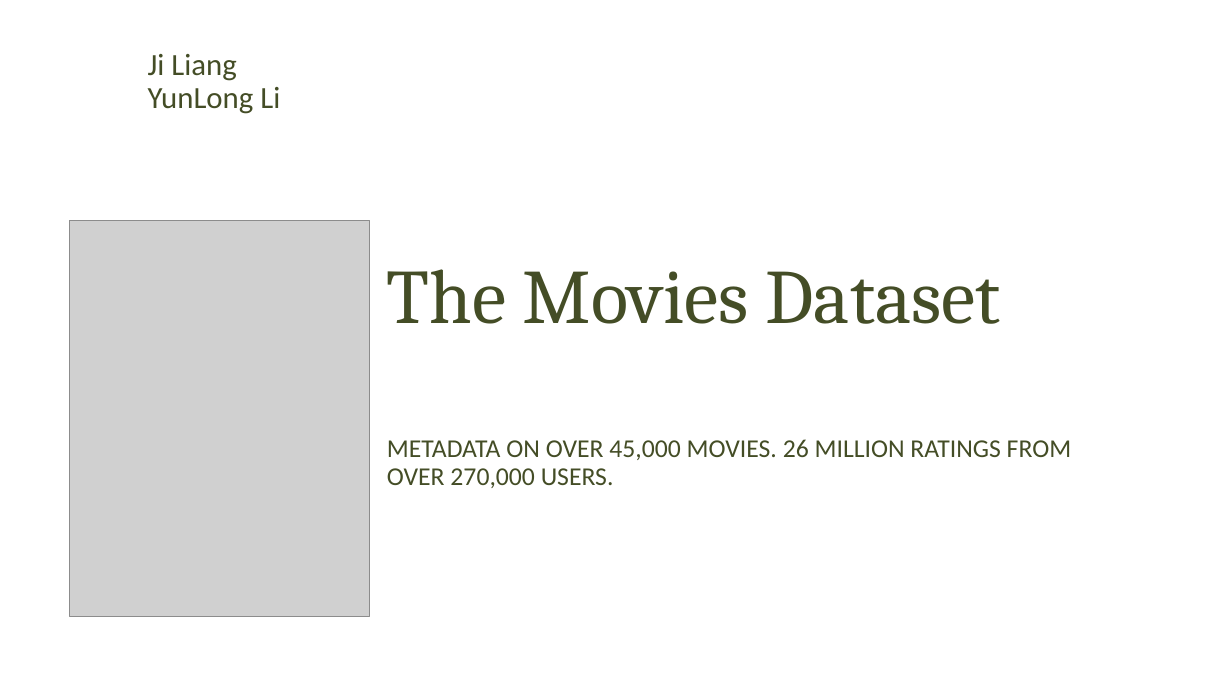
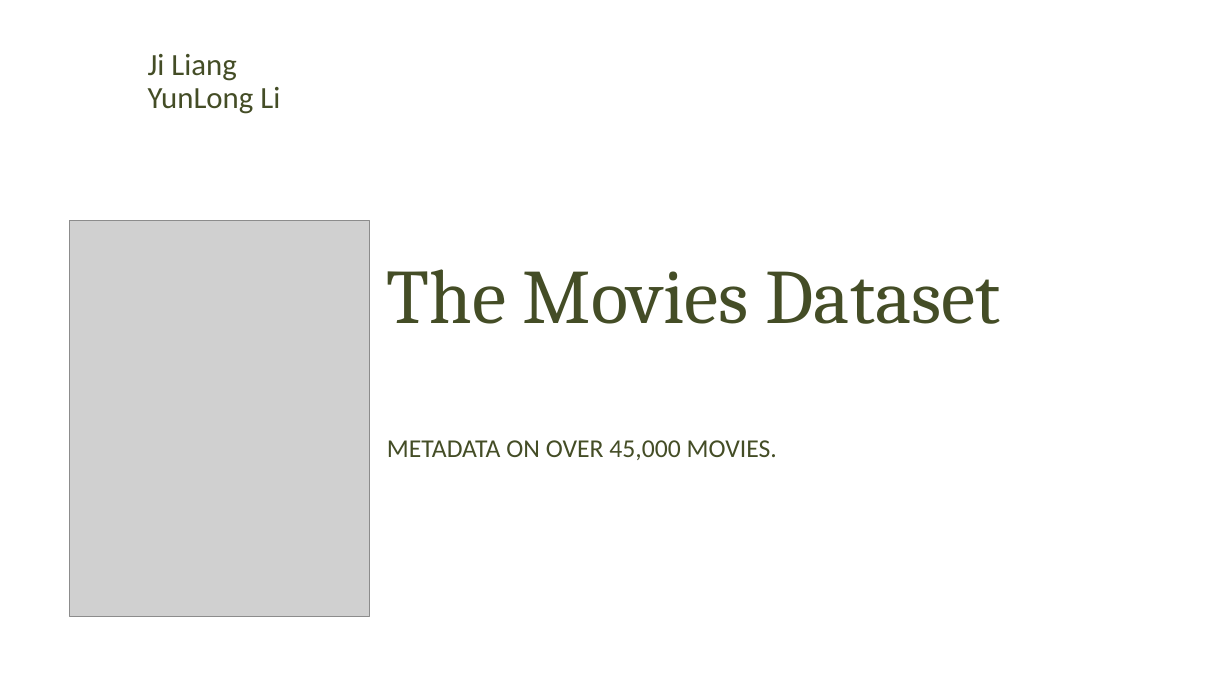
Before and after one commit to Jackie-VC/bdt_movies, a slide deck: slide 1 of movie.pptx. Drawn at 1232x693 pixels with LibreOffice and Linux fonts; fonts in the diff are those of the drawing; grey boxes stand for pictures; background and template pictures are left out. Boxes give left, top, right and bottom in pixels: in the first picture for what was removed or moved away, otherwise in the second. Text is boxed around its words. In the diff, an @@ line names an element or a change of style, - is before the commit and + after.

Commit message:
ppt

```diff
--- a/movie.pptx
+++ b/movie.pptx
@@ subtitle at <box>387,440,777,460</box>: text changed @@
-METADATA ON OVER 45,000 MOVIES. 26 MILLION RATINGS FROM OVER 270,000 USERS.
+METADATA ON OVER 45,000 MOVIES.
```
Also in this commit, not shown: 1 other slide changed, 3 slides added, 2 slides removed.
